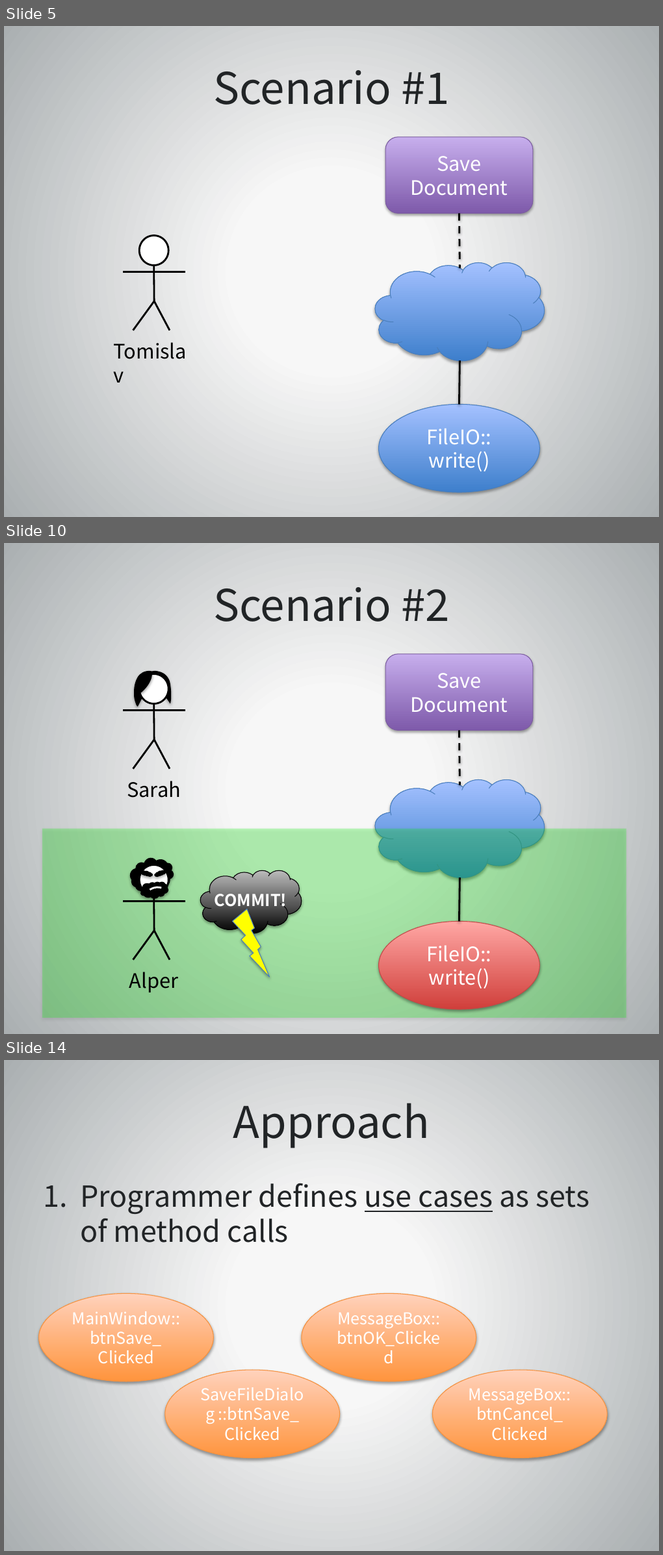
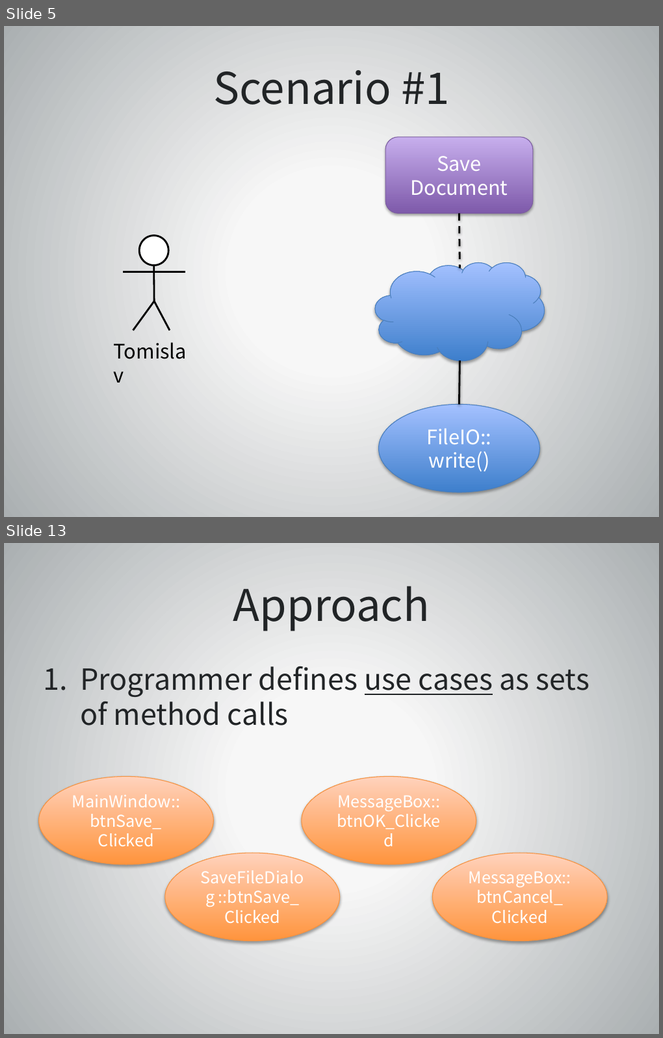
Before and after one commit to yelper/yukon, a slide deck: Presentation/yukon final presentation.pptx. Shown one above the other, each under a label of ours: slides 5, 10 and 14 before the commit, slides 5 and 13 after it; the slides between them are not shown. The pictures are 663x1555 and 663x1038 pixels, drawn with LibreOffice and Linux fonts; fonts in the diff are those of the drawing. Boxes give left, top, right and bottom in pixels: in the first picture for what was removed or moved away, otherwise in the second. Text is boxed around its words. In the diff, an @@ line names an element or a change of style, - is before the commit and + after.

```diff
--- a/Presentation/yukon final presentation.pptx
+++ b/Presentation/yukon final presentation.pptx
@@ slide 10 removed at (x1=4, y1=543, x2=659, y2=1034), background gradient #F7F7F7 to #AAAFB1 @@
@@ title removed at (x1=213, y1=587, x2=450, y2=622) @@
-Scenario #2
@@ rounded rectangle removed at (x1=386, y1=653, x2=532, y2=730) @@
-Save Document
@@ group removed at (x1=118, y1=664, x2=185, y2=798): 4 lines, 2 freeform shapes, 1 ellipse, 1 text, 1 arc (boxed as its full ellipse) @@
-Sarah
@@ line removed from (460, 730) to (460, 785) @@
@@ cloud removed at (x1=376, y1=780, x2=545, y2=878) @@
@@ rectangle removed at (x1=42, y1=828, x2=627, y2=1018) @@
@@ cloud removed at (x1=200, y1=871, x2=302, y2=934) @@
@@ group removed at (x1=123, y1=858, x2=185, y2=960): 4 clouds, 4 lines, 1 ellipse, 1 arc (boxed as its full ellipse) @@
@@ line removed from (460, 878) to (460, 922) @@
@@ text removed at (x1=215, y1=894, x2=287, y2=910) @@
-COMMIT!
@@ lightning bolt removed at (x1=233, y1=909, x2=270, y2=977) @@
@@ ellipse removed at (x1=379, y1=922, x2=540, y2=1010) @@
-FileIO:: write()
@@ text removed at (x1=129, y1=972, x2=178, y2=993) @@
-Alper
@@ what was slide 14 is now slide 13 @@
```
Also in this commit, not shown: 6 slides changed.
